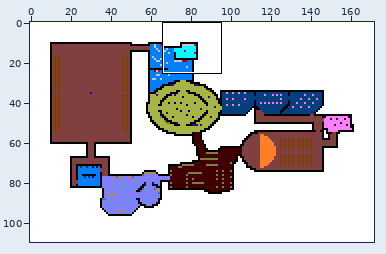
Edited in one commit: sprite sheet (resources/map_sketches/map_full.png). Above: a wide view before the commit, with the close-up outlined.
Close-up. Old version:
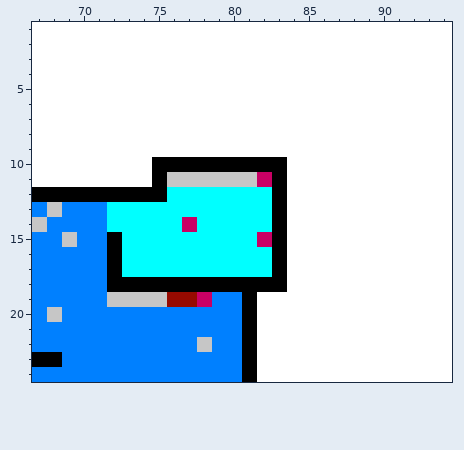
The file is 172x110 pixels. Colours within 5 levels of each other are drawn and written as one. Shown: x 67..94, y 1..24. The commit also changed other parts of the picture, which this record leaves out.
The result:
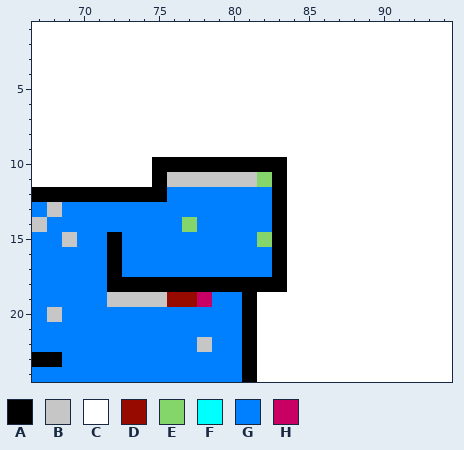
Palette (. is transparent): A #000000  B #c6c6c6  C #ffffff  D #960a00  E #84d66b  F #00ffff  G #0080ff  H #c90064
What changed:
Changed rows in their new state; - is an unchanged pixel.
first column x 72:
11 ----------E
12 ----GGGGGGG
13 GGGGGGGGGGG
14 GGGGGEGGGGG
15 -GGGGGGGGGE
16 -GGGGGGGGGG
17 -GGGGGGGGGG
